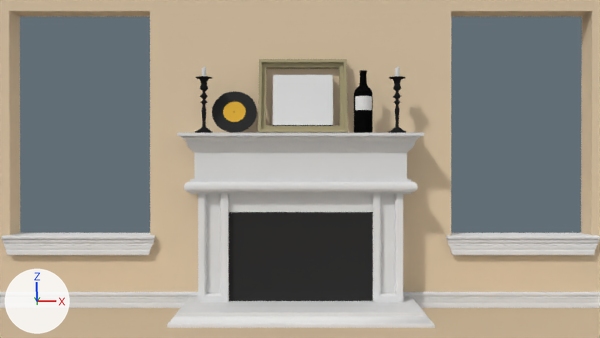
A saved change to the Blender file Apartment/living_room.blend.
Camera for both pictures: the file's camera 'Camera'. Every picture has the same lights, and +X, +Y and +Z are marked at lower left.

Names of what the first picture shows: 'Bottle', 'Bottom_bevel', 'Chimney', 'Frame', 'Ground', 'Picture', 'Record', 'Wall', 'Window_bevel'.
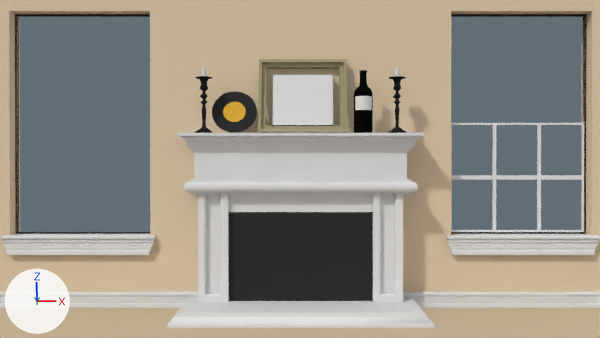
Where the change shows, as pixel boxes (x1, y1, x2, y2) in the pictures (600 x 338 px):
'Window_frame', added
    after: (15, 14, 586, 234)
'Cube', added
    after: (451, 123, 584, 232)

Edits to the bpy script that builds the scene:
```text
Add me_cube_003:
    me_cube_003.from_pydata([(-2.85, -0.13, -4.56), (-2.85, -0.13, 4.56), (-2.85, 0.13, -4.56), (-2.85, 0.13, 4.56), (2.85, -0.13, -4.56), (2.85, -0.13, 4.56), (2.85, 0.13, -4.56), (2.85, 0.13, 4.56), (-2.85, 0.0, -4.56), (-2.85, 0.0, 4.56), (2.85, 0.0, -4.56), (2.85, 0.0, 4.56)], [], [(8, 9, 3, 2), (2, 3, 7, 6), (10, 11, 5, 4), (4, 5, 1, 0), (8, 10, 4, 0), (11, 9, 1, 5), (7, 3, 9, 11), (2, 6, 10, 8), (6, 7, 11, 10), (0, 1, 9, 8)])
    me_cube_003.materials.append(mat_chimneydoor)  # black #333333
Add me_cube_004:
    me_cube_004.from_pydata(...)  # 72 vertices, 82 faces; spans x -1.0..1.0, y -1.4..1.23, z -1.0..1.0
Add ob_window_frame:
    ob_window_frame = bpy.data.objects.new('Window_frame', me_cube_003)
    ob_window_frame.parent = ob_wall
    ob_window_frame.matrix_parent_inverse = Matrix(((0.906, 0.0, 0.0, 0.0), (0.0, 1.0, 0.0, 0.0), (0.0, 0.0, 1.0, -2.0), (0.0, 0.0, 0.0, 1.0)))
    ob_window_frame.location = (9.01, 0.639, 7.517)
    _m = ob_window_frame.modifiers.new('Wireframe', 'WIREFRAME')
    _m.thickness = 0.05
    _m.offset = -1.0
    _m = ob_window_frame.modifiers.new('Mirror', 'MIRROR')
    _m.mirror_object = ob_wall
Add ob_cube:
    ob_cube = bpy.data.objects.new('Cube', me_cube_004)
    ob_cube.location = (9.01, 0.58, 5.3)
    ob_cube.scale = (2.79, 0.0284, 2.28)
```
